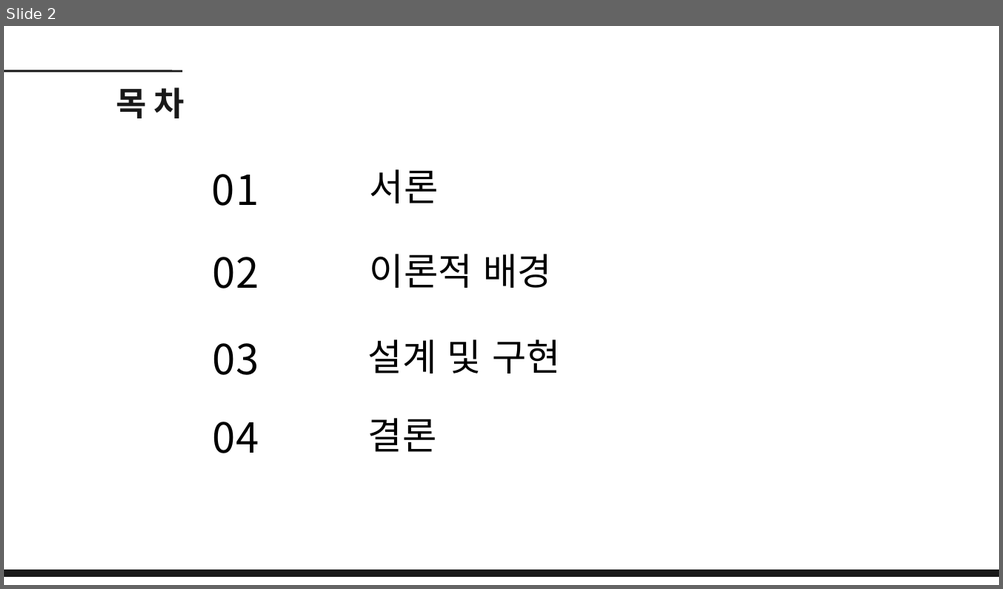
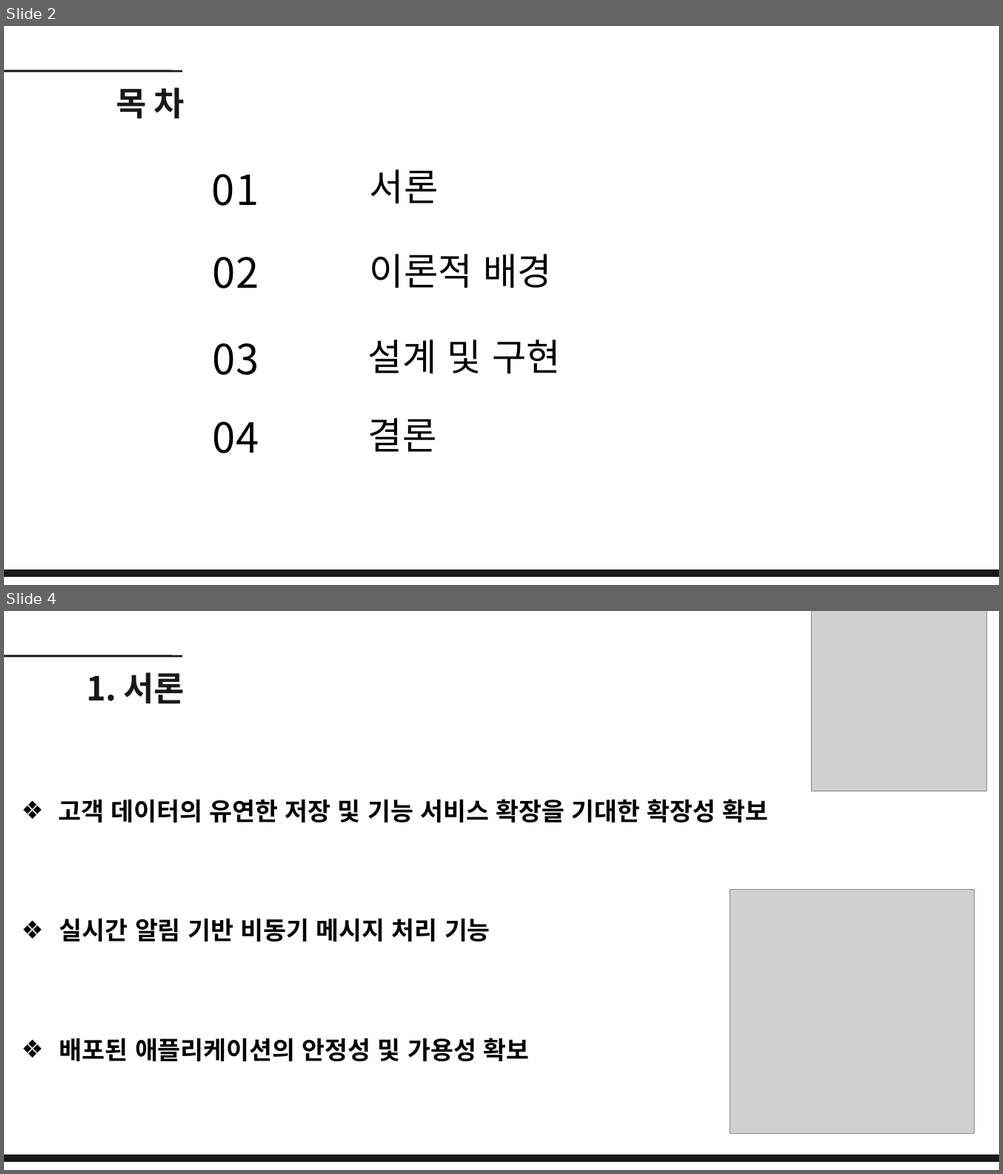
Before and after one commit to dbehdrbs0806/4rd_1sem, a slide deck: GraduationGuidance/20204077_유동균_논문발표ppt.pptx. Shown one above the other, each under a label of ours: slide 2 before the commit, slides 2 and 4 after it; the slides between them are not shown. The pictures are 1003x589 and 1003x1174 pixels, drawn with LibreOffice and Linux fonts; fonts in the diff are those of the drawing; grey boxes stand for pictures. Boxes give left, top, right and bottom in pixels: in the first picture for what was removed or moved away, otherwise in the second. Text is boxed around its words. In the diff, an @@ line names an element or a change of style, - is before the commit and + after.

```diff
--- a/GraduationGuidance/20204077_유동균_논문발표ppt.pptx
+++ b/GraduationGuidance/20204077_유동균_논문발표ppt.pptx
@@ slide 4 added at <box>4,611,999,1170</box>, background #FFFFFF @@
@@ picture added at <box>811,611,986,791</box> @@
@@ line added from (4, 656) to (182, 656), #191919 3 pt @@
@@ text added at <box>87,672,184,704</box>, 48 pt, text #191919, bold @@
+1. 서론
@@ text added at <box>58,799,768,1062</box>, 36 pt, text #000000, bold @@
+❖ 고객 데이터의 유연한 저장 및 기능 서비스 확장을 기대한 확장성 확보
+❖ 실시간 알림 기반 비동기 메시지 처리 기능
+❖ 배포된 애플리케이션의 안정성 및 가용성 확보
@@ picture added at <box>729,889,973,1134</box> @@
@@ freeform shape added at <box>4,1156,999,1162</box>, fill #191919, outline #191919 1.5 pt @@
```
Also in this commit, not shown: 6 slides changed, 10 other slides added, 7 slides removed, 3 other files.
